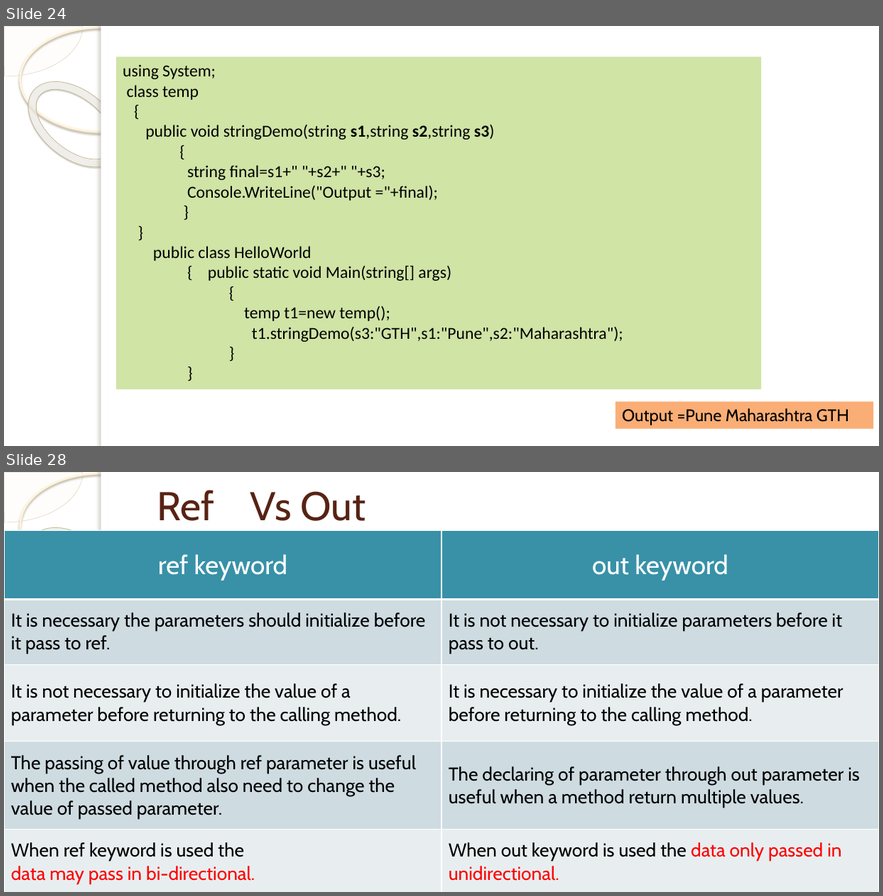
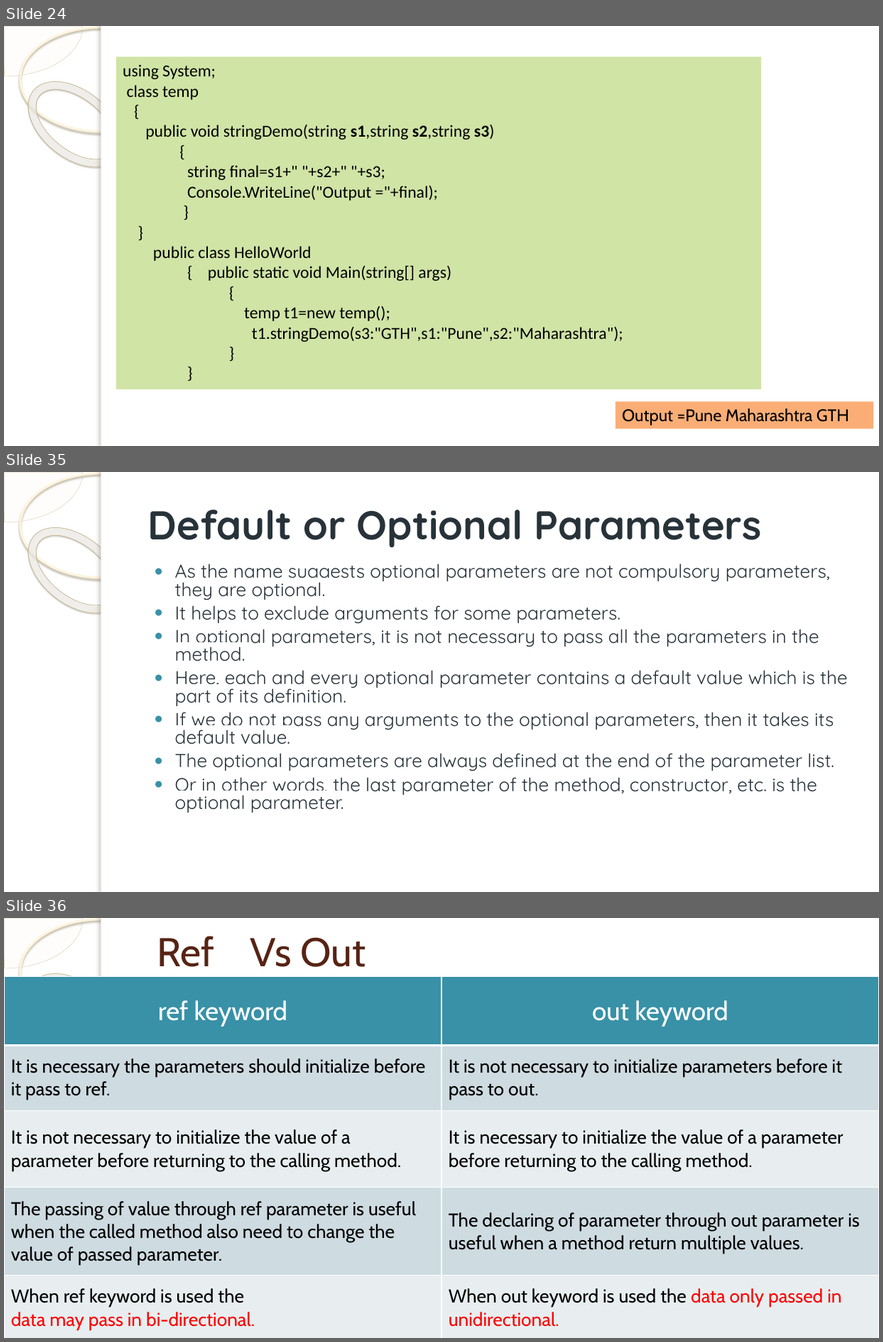
Before and after one commit to pravin9696/TypesOfParametersDemo210524, a slide deck: PPT/C# Class structure and objects.pptx. Shown one above the other, each under a label of ours: slides 24 and 28 before the commit, slides 24, 35 and 36 after it; the slides between them are not shown. The pictures are 883x896 and 883x1342 pixels, drawn with LibreOffice and Linux fonts; fonts in the diff are those of the drawing; background and template pictures are left out. Boxes give left, top, right and bottom in pixels: in the first picture for what was removed or moved away, otherwise in the second. Text is boxed around its words. In the diff, an @@ line names an element or a change of style, - is before the commit and + after.

Commit message:
New mofied PPF added new examples added as below
Out parameters
In parameters
Parameter array (Params)
Default Or Optional parameter

```diff
--- a/PPT/C# Class structure and objects.pptx
+++ b/PPT/C# Class structure and objects.pptx
@@ slide 35 added at (4,472,879,892), background picture (left out); not listed: 5 template elements that a slide beside it also shows @@
@@ title added at (148,510,761,548), 43 pt, text #273239, bold @@
+Default or Optional Parameters
@@ text added at (175,564,847,813), 20 pt, text #273239 @@
+● As the name suggests optional parameters are not compulsory parameters, they are optional.
+● It helps to exclude arguments for some parameters.
+● In optional parameters, it is not necessary to pass all the parameters in the method.
+● Here, each and every optional parameter contains a default value which is the part of its definition.
+● If we do not pass any arguments to the optional parameters, then it takes its default value.
+● The optional parameters are always defined at the end of the parameter list.
+● Or in other words, the last parameter of the method, constructor, etc. is the optional parameter.
@@ what was slide 28 is now slide 36 @@
```
Also in this commit, not shown: 5 slides changed, 7 other slides added, 2 other files.
